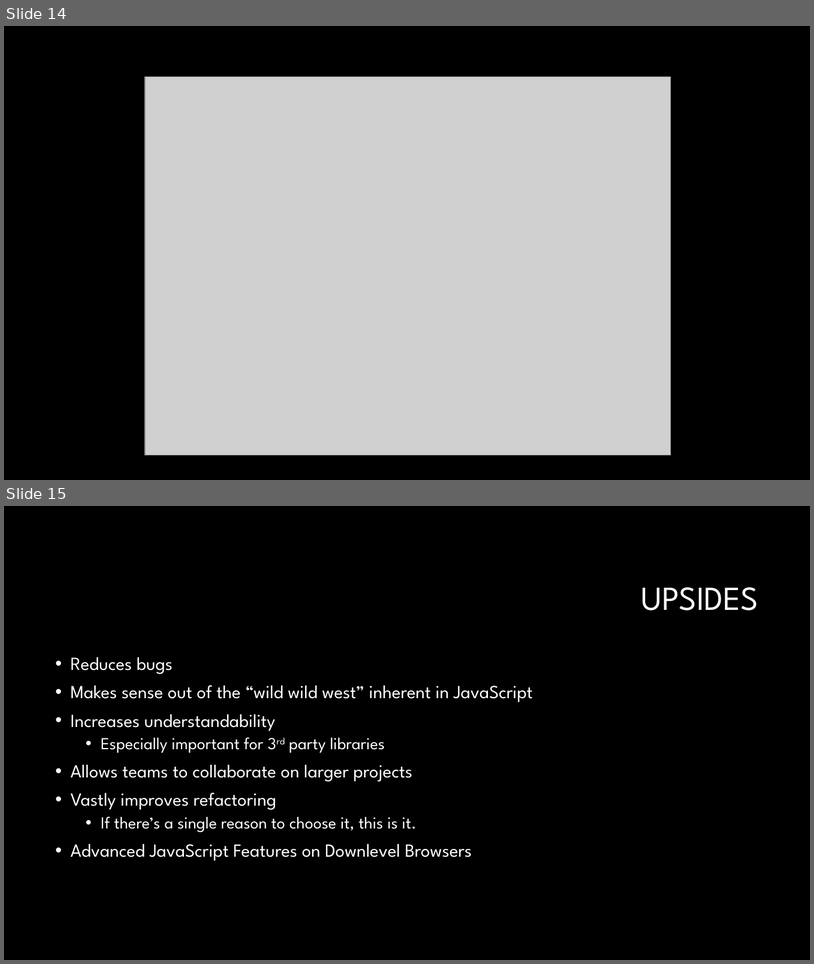
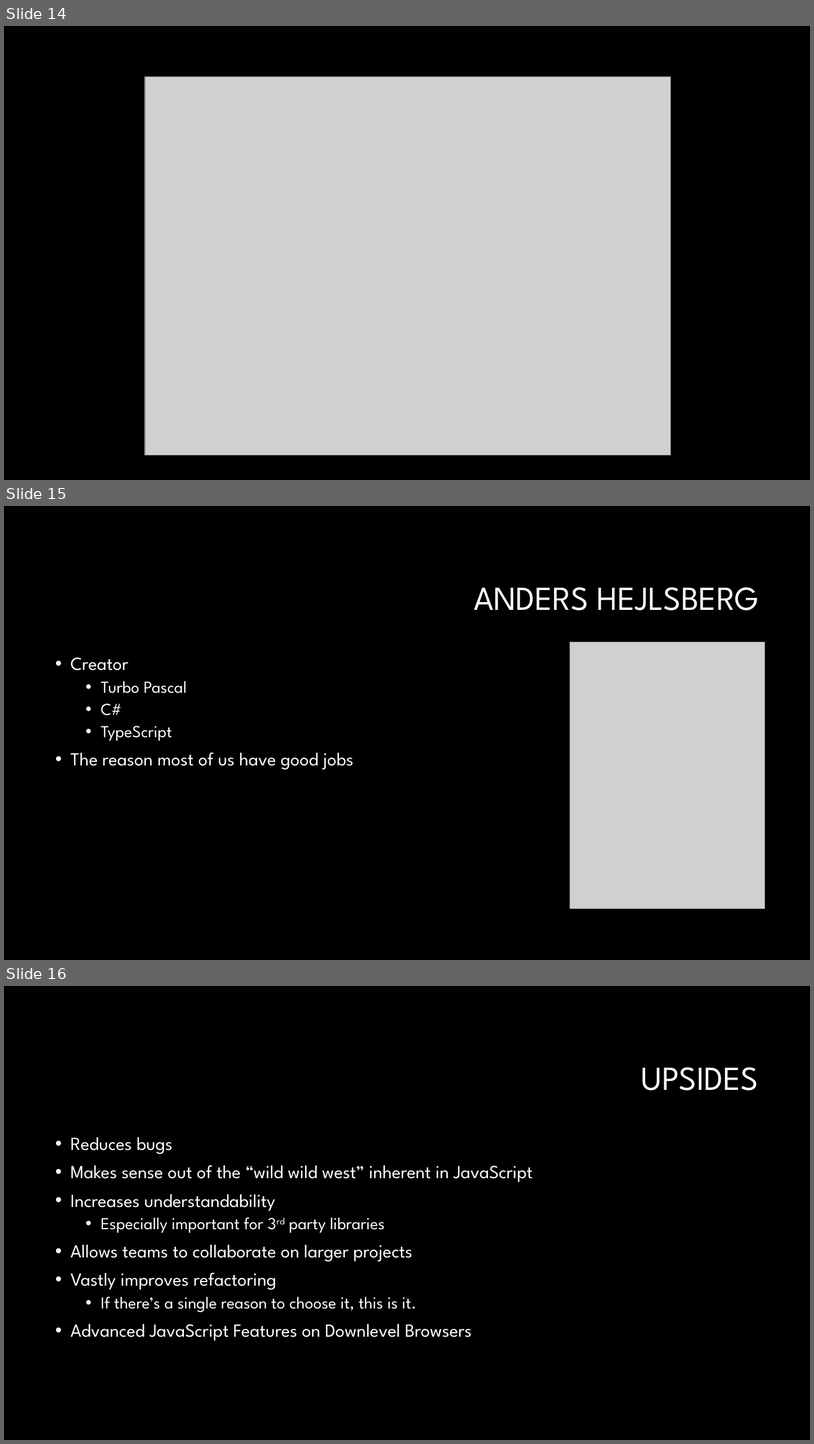
Before and after one commit to RonPenton/intro-to-typescript, a slide deck: Web development with Typescript.pptx. Shown one above the other, each under a label of ours: slides 14 and 15 before the commit, slides 14, 15 and 16 after it. The pictures are 814x964 and 814x1444 pixels, drawn with LibreOffice and Linux fonts; fonts in the diff are those of the drawing; grey boxes stand for pictures; background and template pictures are left out. Boxes give left, top, right and bottom in pixels: in the first picture for what was removed or moved away, otherwise in the second. Text is boxed around its words. In the diff, an @@ line names an element or a change of style, - is before the commit and + after.

Commit message:
Generics and Type Guards

```diff
--- a/Web development with Typescript.pptx
+++ b/Web development with Typescript.pptx
@@ slide 15 added at [4, 506, 810, 960], background #000000 @@
@@ title added at [474, 587, 759, 610], 40 pt, text #FFFFFF @@
+ANDERS HEJLSBERG
@@ picture added at [570, 642, 765, 908] @@
@@ text added at [71, 657, 354, 769], 22 pt, text #FFFFFF @@
+• Creator
+  • Turbo Pascal
+  • C#
+  • TypeScript
+• The reason most of us have good jobs
@@ what was slide 15 is now slide 16 @@
```
Also in this commit, not shown: 4 other slides added, 14 other files.
